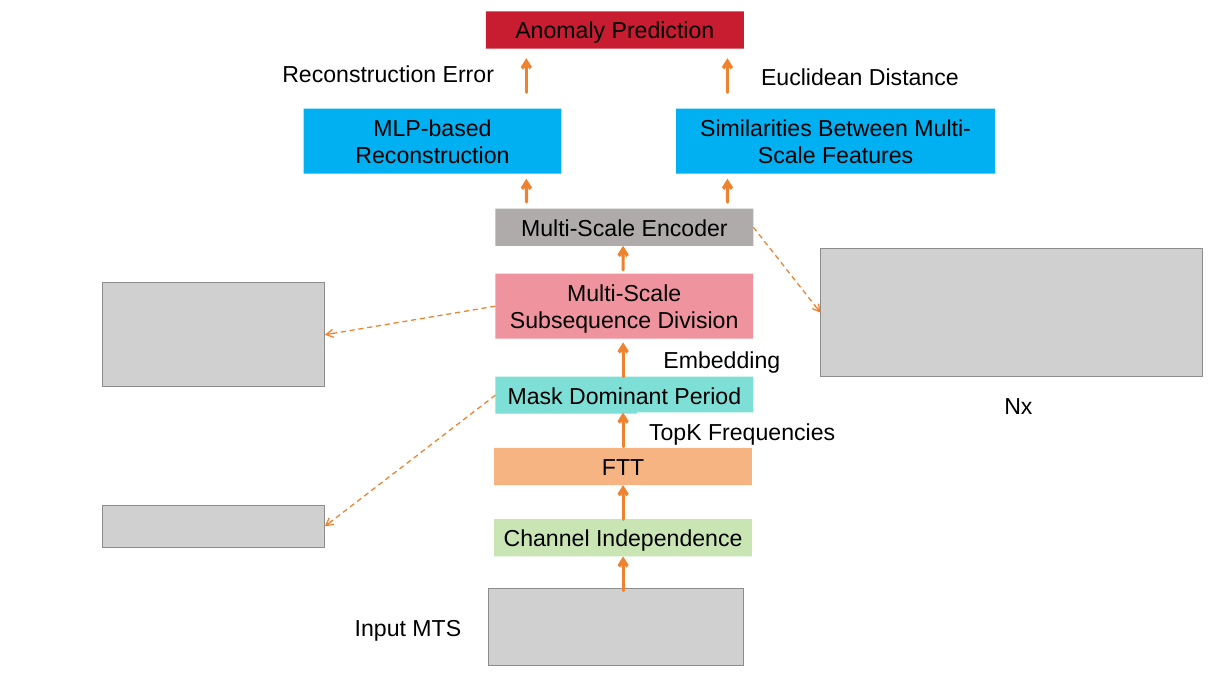
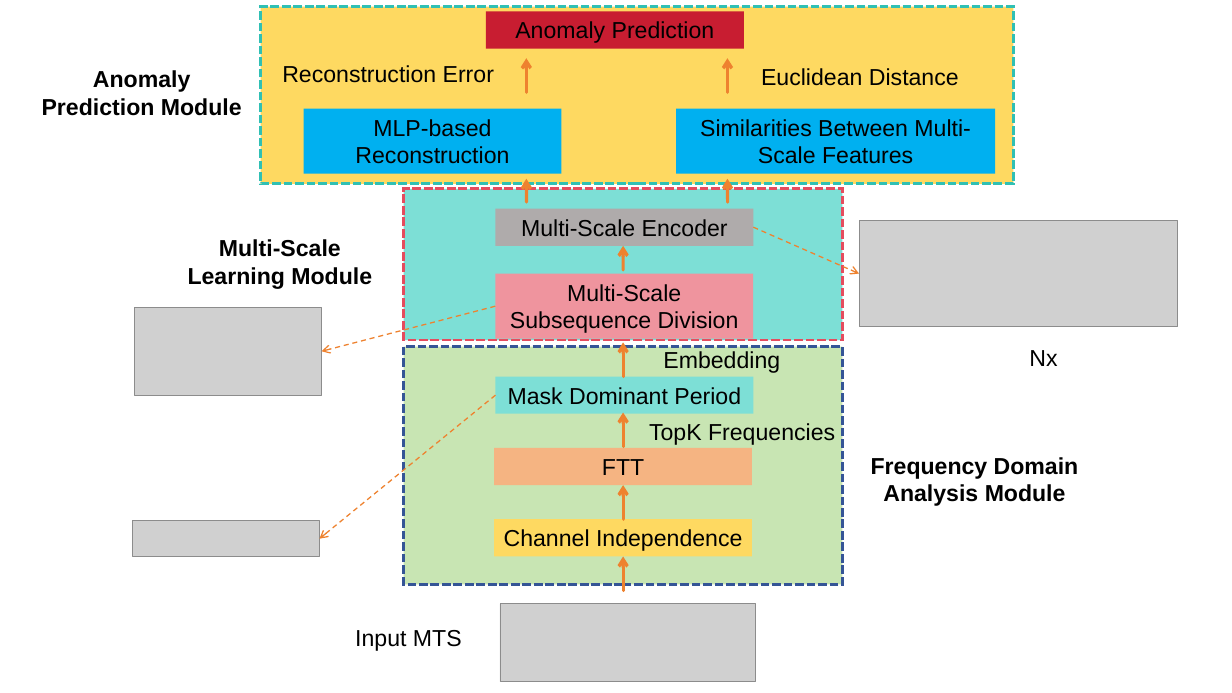
Before and after one commit to wuchenhu98/lunwen, a slide deck: slide 9 of 论文插图.pptx. Drawn at 1232x693 pixels with LibreOffice and Linux fonts; fonts in the diff are those of the drawing; grey boxes stand for pictures. Boxes give left, top, right and bottom in pixels: in the first picture for what was removed or moved away, otherwise in the second. Text is boxed around its words. In the diff, an @@ line names an element or a change of style, - is before the commit and + after.

```diff
--- a/论文插图.pptx
+++ b/论文插图.pptx
@@ rectangle added at bbox=[261, 6, 1014, 184], fill #FED961, outline #30C0B4 2.25 pt dashed @@
@@ text added at bbox=[42, 70, 242, 116], 18 pt, text #000000, bold @@
+Anomaly Prediction Module
@@ rectangle added at bbox=[404, 189, 843, 340], fill #7DDFD7, outline #E54C5E 2.25 pt dashed @@
@@ text added at bbox=[188, 239, 372, 289], 18 pt, text #000000, bold @@
+Multi-Scale Learning Module
@@ arrow moved from (753, 227) - (821, 312) to (753, 227) - (860, 274) @@
@@ picture: place and size @@
-picture at bbox=[821, 249, 1202, 376]
+picture at bbox=[860, 220, 1178, 326]
@@ picture: place and size @@
-picture at bbox=[103, 283, 325, 387]
+picture at bbox=[134, 308, 322, 396]
@@ arrow moved from (495, 306) - (325, 335) to (495, 306) - (322, 351) @@
@@ rectangle added at bbox=[404, 347, 843, 585], fill #C8E5B3, outline #355696 2.25 pt dashed @@
@@ text "Embedding": place and size @@
-text "Embedding" at bbox=[652, 340, 792, 374]
+text "Embedding" at bbox=[663, 351, 780, 373]
@@ text "Embedding" at bbox=[663, 351, 780, 373]: fill #FFFFFF to none @@
@@ text "Nx": place and size @@
-text "Nx" at bbox=[1004, 398, 1032, 414]
+text "Nx" at bbox=[1029, 350, 1057, 366]
@@ arrow moved from (495, 396) - (325, 527) to (495, 396) - (320, 539) @@
@@ text "TopK Frequencies": place and size @@
-text "TopK Frequencies" at bbox=[637, 412, 848, 446]
+text "TopK Frequencies" at bbox=[649, 423, 835, 445]
@@ text "TopK Frequencies" at bbox=[649, 423, 835, 445]: fill #FFFFFF to none @@
@@ text added at bbox=[871, 457, 1079, 506], 18 pt, text #000000, bold @@
+Frequency Domain Analysis Module
@@ picture: place and size @@
-picture at bbox=[103, 506, 325, 548]
+picture at bbox=[132, 521, 320, 556]
@@ rectangle "Channel Independence" at bbox=[494, 519, 752, 556]: fill #C8E5B3 to #FED961 @@
@@ text "Input MTS": place and size @@
-text "Input MTS" at bbox=[355, 620, 461, 641]
+text "Input MTS" at bbox=[355, 630, 462, 651]
@@ picture: place and size @@
-picture at bbox=[488, 589, 744, 666]
+picture at bbox=[500, 604, 756, 681]
```
Also in this commit, not shown: 1 other slide changed, 1 other file.
